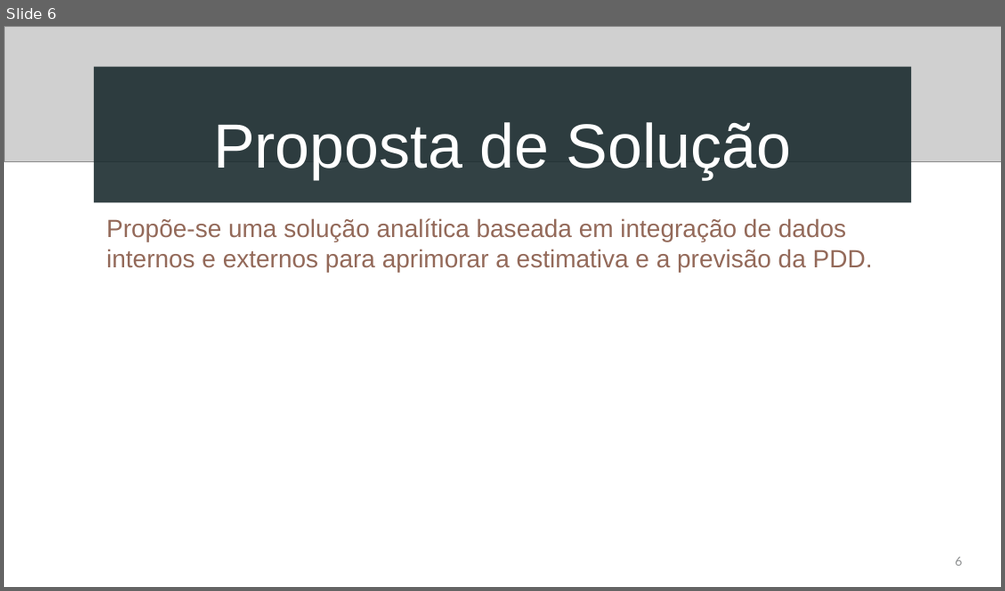
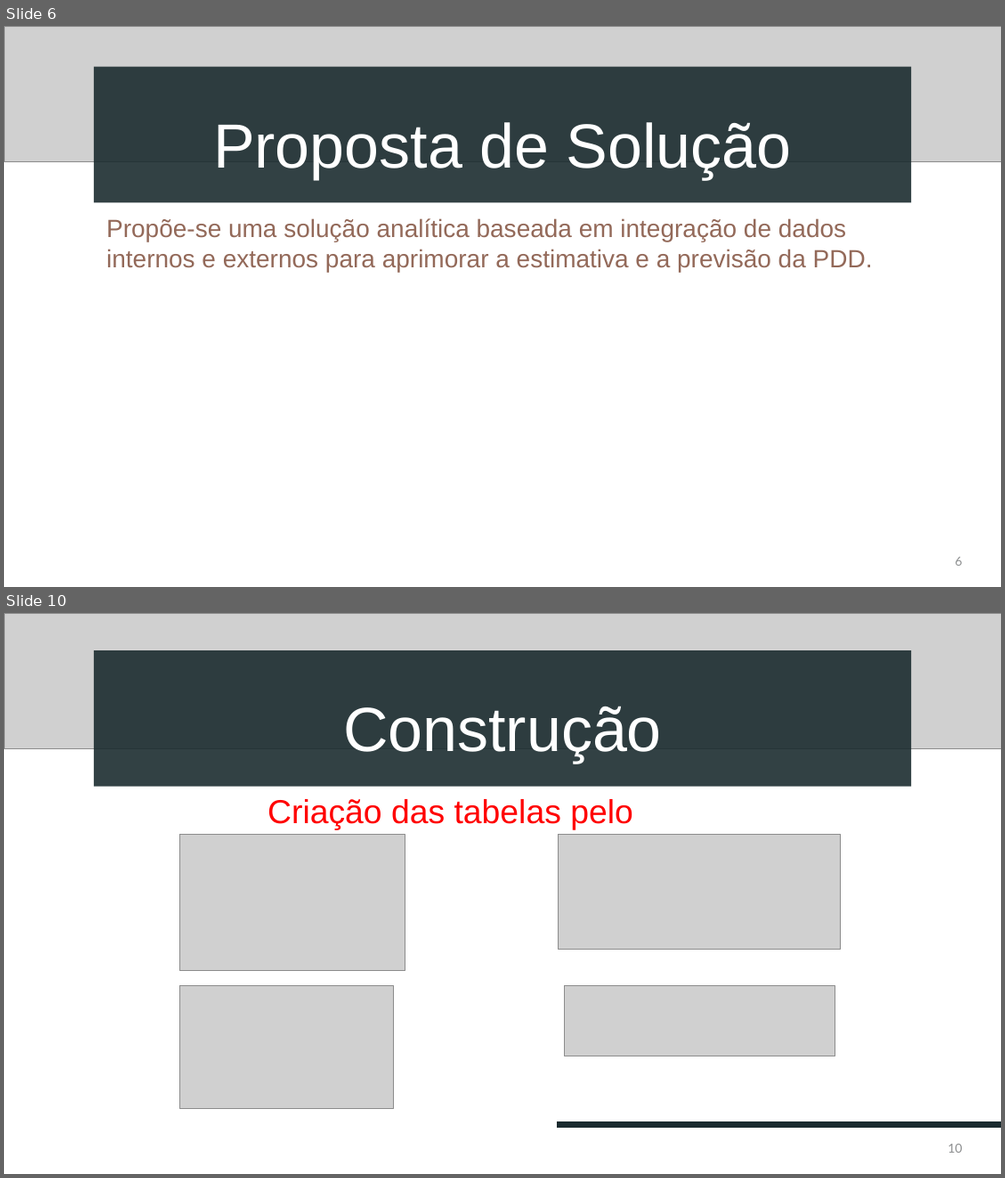
Before and after one commit to devbiadlima/pdd-analytics-etl, a slide deck: apresentacao/Apresentação.pptx. Shown one above the other, each under a label of ours: slide 6 before the commit, slides 6 and 10 after it; the slides between them are not shown. The pictures are 1005x591 and 1005x1178 pixels, drawn with LibreOffice and Linux fonts; fonts in the diff are those of the drawing; grey boxes stand for pictures. Boxes give left, top, right and bottom in pixels: in the first picture for what was removed or moved away, otherwise in the second. Text is boxed around its words. In the diff, an @@ line names an element or a change of style, - is before the commit and + after.

```diff
--- a/apresentacao/Apresentação.pptx
+++ b/apresentacao/Apresentação.pptx
@@ slide 10 added at (x1=4, y1=613, x2=1001, y2=1174), background #FFFFFF @@
@@ picture added at (x1=4, y1=613, x2=1001, y2=749) @@
@@ title added at (x1=94, y1=650, x2=911, y2=787), fill #192A2E at 89% opacity, 60 pt, text #FFFFFF @@
+Construção
@@ text added at (x1=267, y1=799, x2=633, y2=870), 32 pt, text #FF0000 @@
+Criação das tabelas pelo Dbeaver
@@ picture added at (x1=180, y1=835, x2=404, y2=971) @@
@@ picture added at (x1=558, y1=835, x2=841, y2=949) @@
@@ picture added at (x1=180, y1=985, x2=394, y2=1108) @@
@@ picture added at (x1=564, y1=985, x2=834, y2=1055) @@
@@ line added from (558, 1125) to (1001, 1125), #192A2E 6 pt @@
@@ page number added at (x1=947, y1=1143, x2=962, y2=1152), 12 pt, text #8C8E8F @@
+10
```
Also in this commit, not shown: 2 slides changed, 16 other slides added, 4 slides removed, 1 other file.
